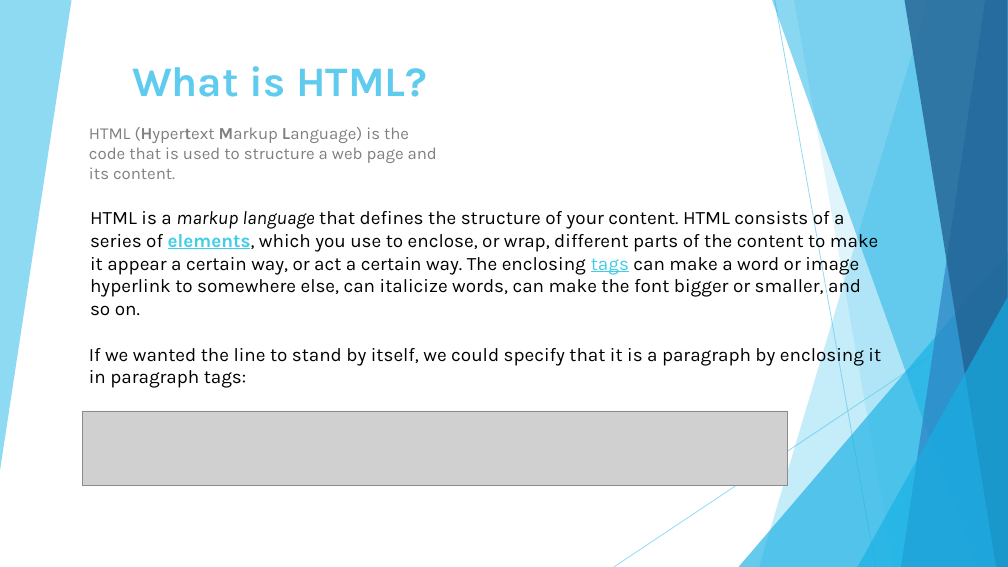
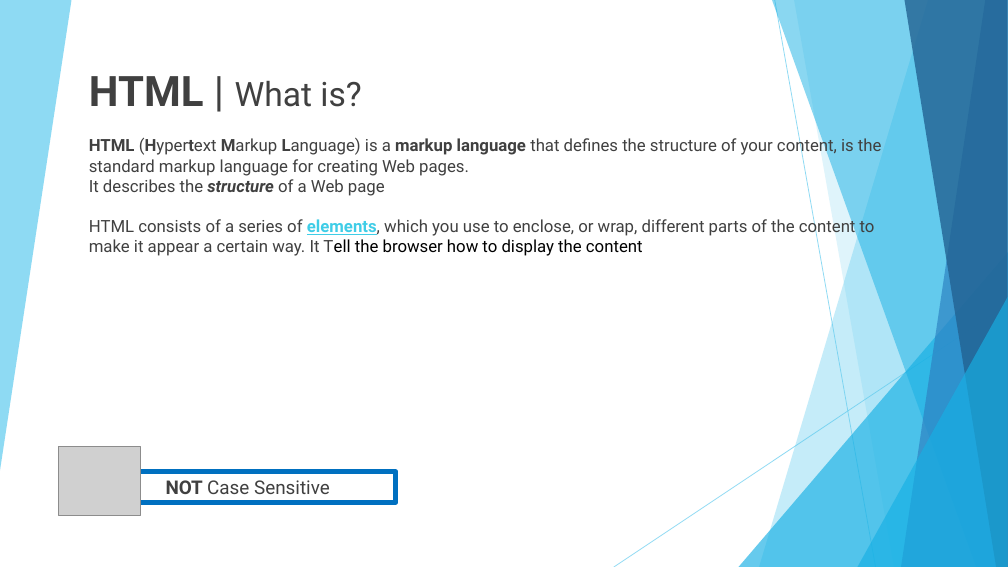
Before and after one commit to 01Primo/slides, a slide deck: slide 2 of 03_HTML.pptx. Drawn at 1008x567 pixels with LibreOffice and Linux fonts; fonts in the diff are those of the drawing; grey boxes stand for pictures. Boxes give left, top, right and bottom in pixels: in the first picture for what was removed or moved away, otherwise in the second. Text is boxed around its words. In the diff, an @@ line names an element or a change of style, - is before the commit and + after.

Commit message:
Add CV slides

```diff
--- a/03_HTML.pptx
+++ b/03_HTML.pptx
@@ title at <box>89,76,361,107</box>: text changed; size 40 to 32 pt; font Karla to Roboto; text colour #5FCBEF to #404040; bold off @@
-What is HTML?
+HTML | What is?
@@ text at <box>89,136,882,256</box>: text changed; size 18 to 16 pt; font Karla to Roboto; text colour #000000 to #404040 @@
-HTML is a markup language that defines the structure of your content. HTML consists of a series of elements, which you use to enclose, or wrap, different parts of the content to make it appear a certain way, or act a certain way. The enclosing tags can make a word or image hyperlink to somewhere else, can italicize words, can make the font bigger or smaller, and so on.
+HTML (Hypertext Markup Language) is a markup language that defines the structure of your content, is the standard markup language for creating Web pages.
+It describes the structure of a Web page
+HTML consists of a series of elements, which you use to enclose, or wrap, different parts of the content to make it appear a certain way. It Tell the browser how to display the content
@@ subtitle removed at <box>89,127,437,179</box> @@
-HTML (Hypertext Markup Language) is the code that is used to structure a web page and its content.
@@ text removed at <box>89,344,881,388</box> @@
-If we wanted the line to stand by itself, we could specify that it is a paragraph by enclosing it in paragraph tags:
@@ picture removed at <box>82,411,787,486</box> @@
@@ picture added at <box>59,447,141,515</box> @@
@@ rectangle added at <box>100,472,396,502</box>, outline #0070C0 4.5 pt, 18 pt, text #404040 @@
+NOT Case Sensitive
```
Also in this commit, not shown: 6 other slides changed, 28 slides added, 8 slides removed, 5 other files.
